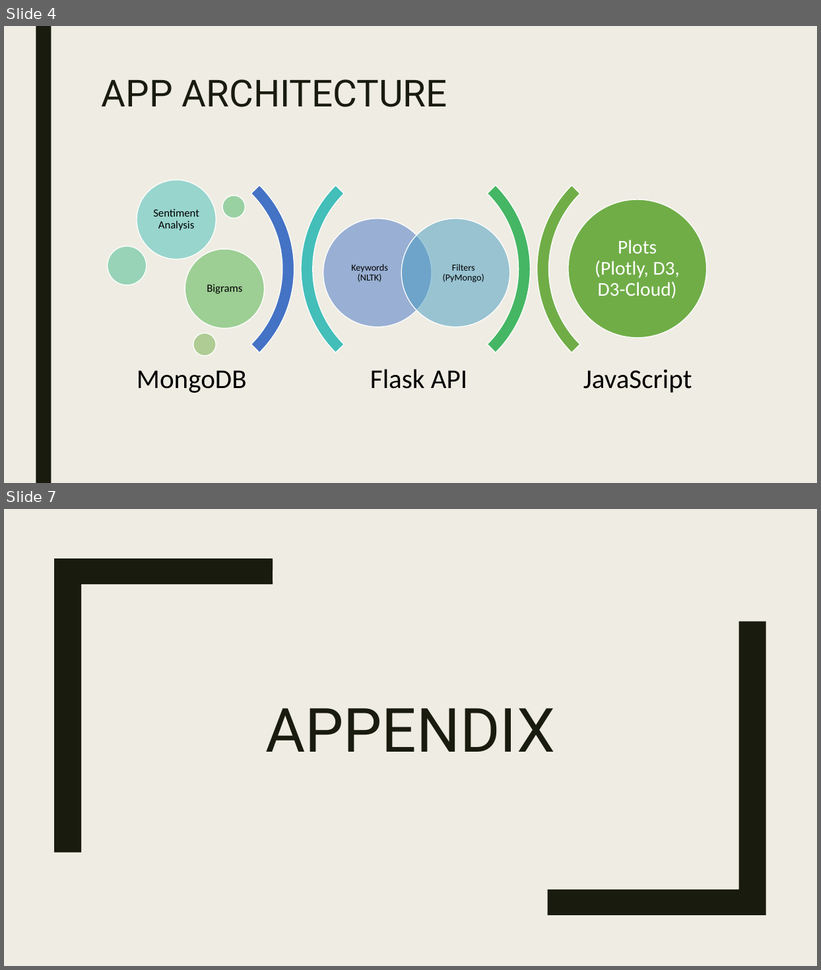
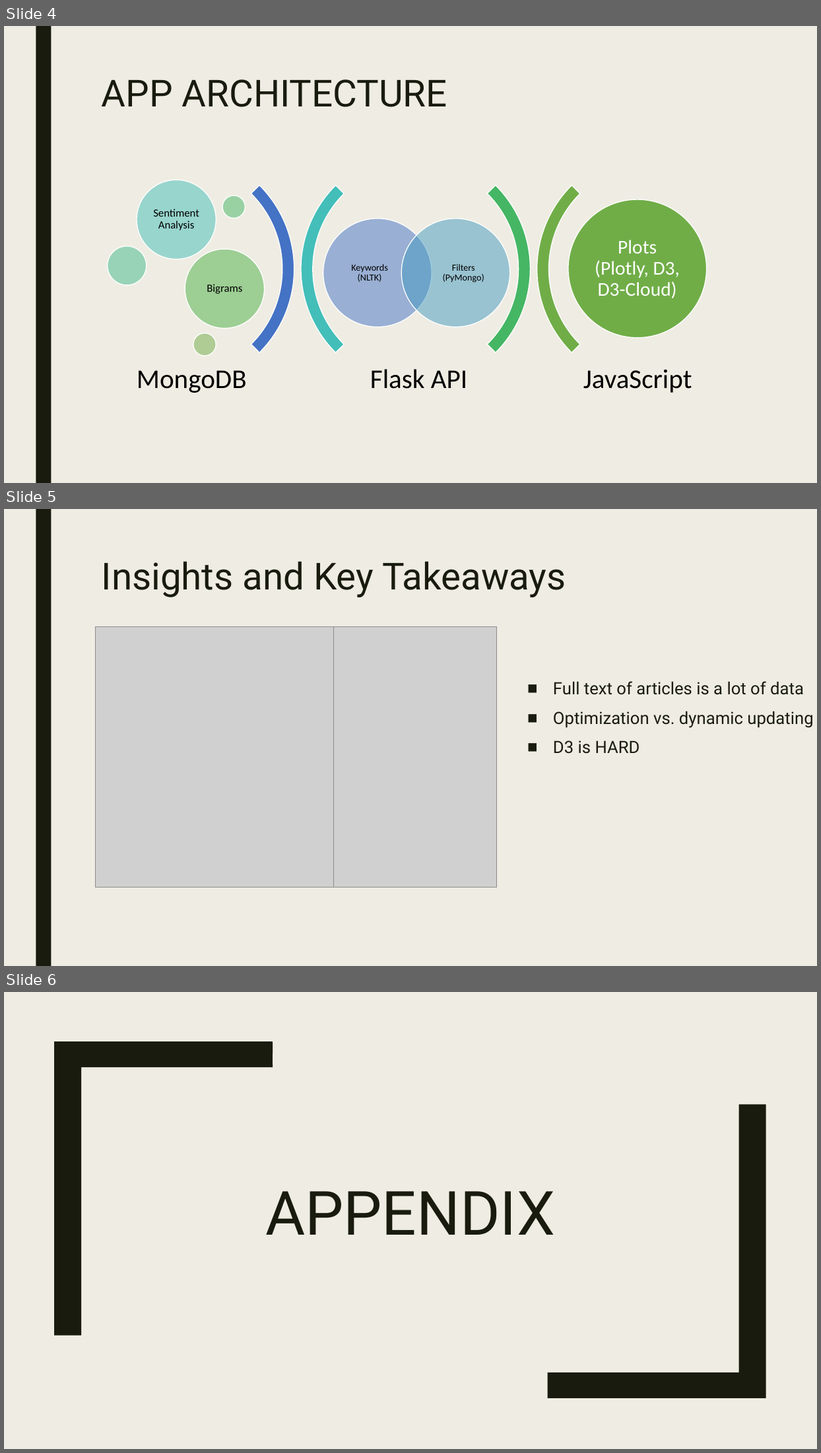
Before and after one commit to James-Ashley/sentiment-analysis-dashboard, a slide deck: Group_project2_deck.pptx. Shown one above the other, each under a label of ours: slides 4 and 7 before the commit, slides 4, 5 and 6 after it; the slides between them are not shown. The pictures are 821x970 and 821x1453 pixels, drawn with LibreOffice and Linux fonts; fonts in the diff are those of the drawing; grey boxes stand for pictures; background and template pictures are left out. Boxes give left, top, right and bottom in pixels: in the first picture for what was removed or moved away, otherwise in the second. Text is boxed around its words. In the diff, an @@ line names an element or a change of style, - is before the commit and + after.

```diff
--- a/Group_project2_deck.pptx
+++ b/Group_project2_deck.pptx
@@ slide 5 added at <box>4,509,817,966</box>, background #EFEDE3; not listed: 1 template element that a slide beside it also shows @@
@@ title added at <box>102,561,566,597</box>, 44 pt, text #191B0E @@
+Insights and Key Takeaways
@@ picture added at <box>96,627,334,888</box> @@
@@ picture added at <box>334,627,496,888</box> @@
@@ text added at <box>553,681,813,754</box>, 20 pt, text #191B0E @@
+■ Full text of articles is a lot of data
+■ Optimization vs. dynamic updating
+■ D3 is HARD
@@ what was slide 7 is now slide 6 @@
```
Also in this commit, not shown: 3 slides changed, 1 other slide added, 1 slide removed.
